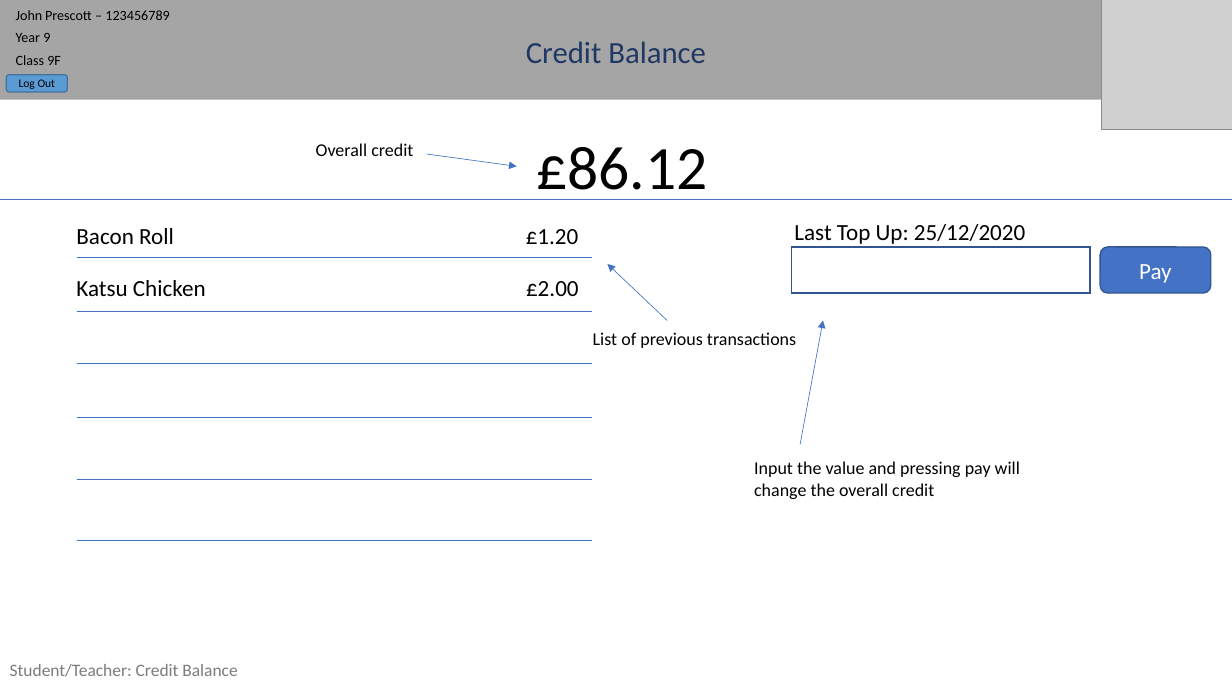
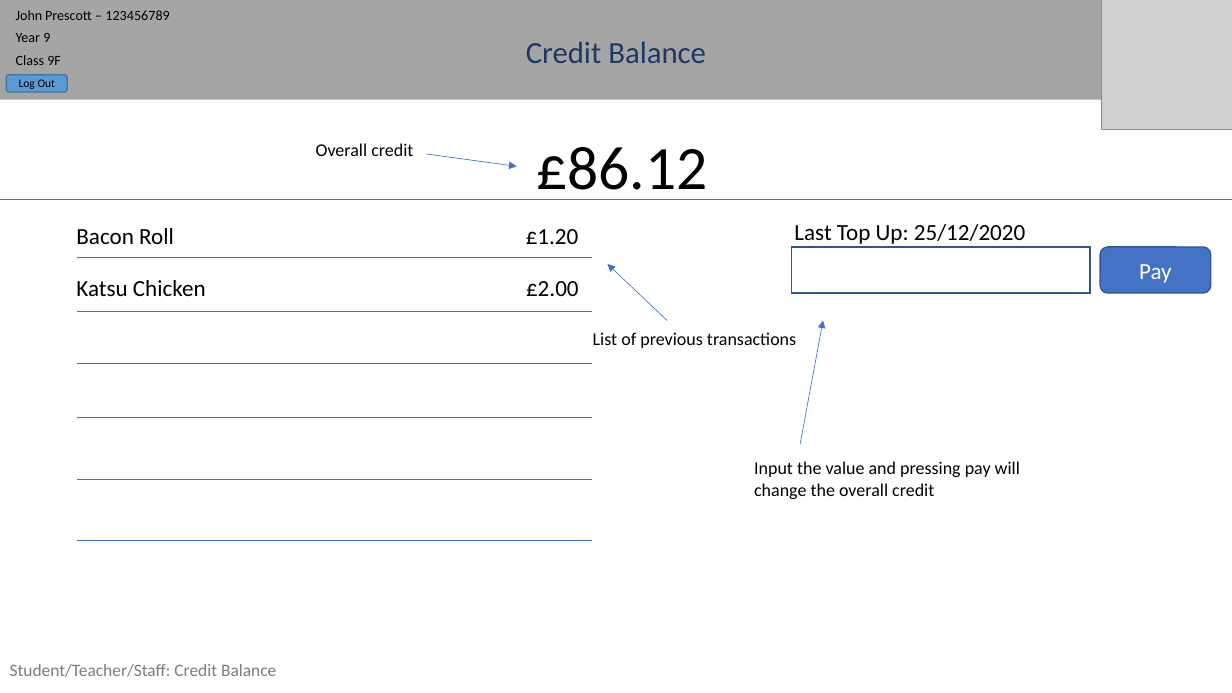
Before and after one commit to JaVonox/TPSchoolManagement, a slide deck: slide 7 of Documentation/Front_End_Designs.pptx. Drawn at 1232x693 pixels with LibreOffice and Linux fonts; fonts in the diff are those of the drawing; grey boxes stand for pictures. Boxes give left, top, right and bottom in pixels: in the first picture for what was removed or moved away, otherwise in the second. Text is boxed around its words. In the diff, an @@ line names an element or a change of style, - is before the commit and + after.

Commit message:
Corrected Title of Some Pages

```diff
--- a/Documentation/Front_End_Designs.pptx
+++ b/Documentation/Front_End_Designs.pptx
@@ text at [10, 664, 276, 677]: text changed @@
-Student/Teacher: Credit Balance
+Student/Teacher/Staff: Credit Balance
```
